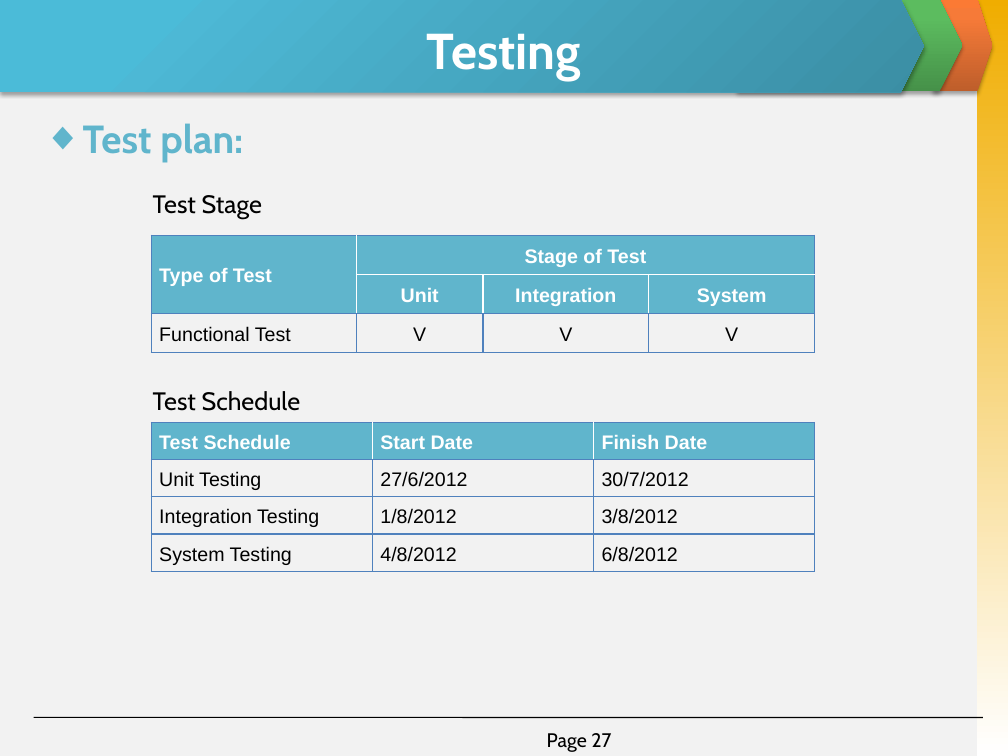
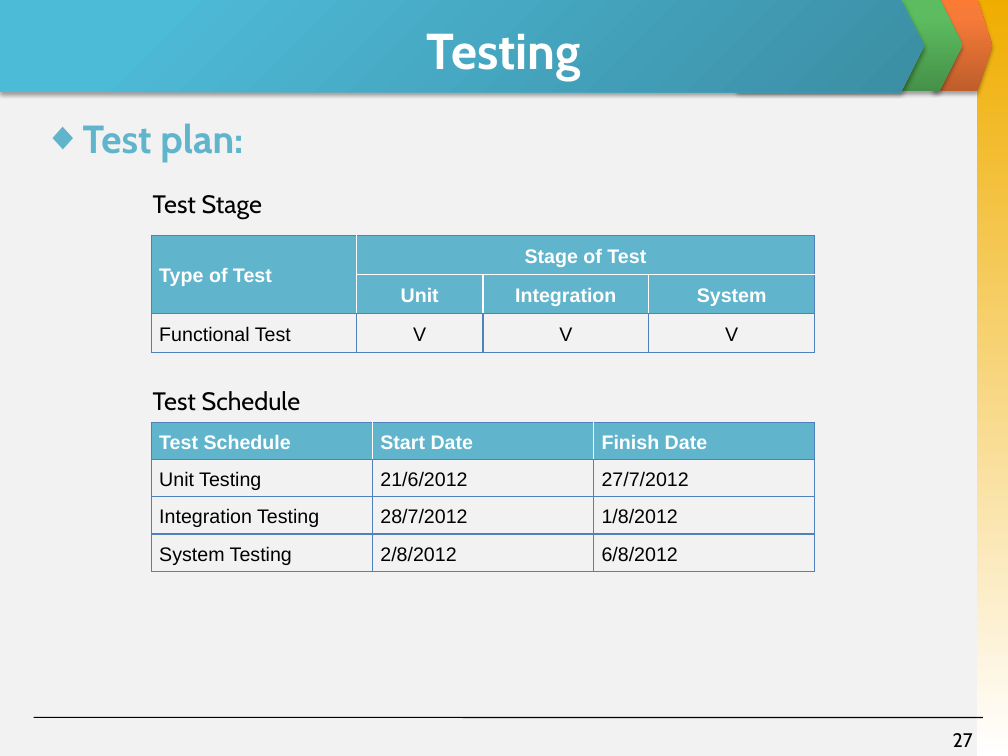
Before and after one commit to invisibleghost/e-learning-website, a slide deck: slide 27 of Document/Final report/Slide Present E-Learning.pptx. Drawn at 1008x756 pixels with LibreOffice and Linux fonts; fonts in the diff are those of the drawing. Boxes give left, top, right and bottom in pixels: in the first picture for what was removed or moved away, otherwise in the second. Text is boxed around its words. In the diff, an @@ line names an element or a change of style, - is before the commit and + after.

```diff
--- a/Document/Final report/Slide Present E-Learning.pptx
+++ b/Document/Final report/Slide Present E-Learning.pptx
@@ table at (151,422,813,572) @@
-row 2, column 2: 27/6/2012
+row 2, column 2: 21/6/2012
-row 2, column 3: 30/7/2012
+row 2, column 3: 27/7/2012
-row 3, column 2: 1/8/2012
+row 3, column 2: 28/7/2012
-row 3, column 3: 3/8/2012
+row 3, column 3: 1/8/2012
-row 4, column 2: 4/8/2012
+row 4, column 2: 2/8/2012
@@ page number at (953,733,973,747): text changed @@
-Page 27
+27
```
Also in this commit, not shown: 5 other slides changed, 2 slides added, 2 slides removed.
